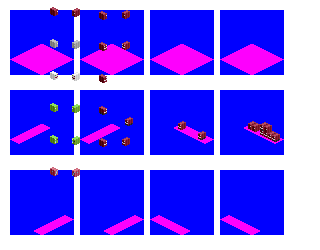
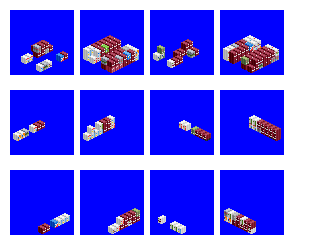
Revision of a layered 320x250 image; what changed, layer by layer:
added layer "overlay private" above "reefers copy" over 21, 42, 279, 228
added layer "redconts copy" above "reefers" over 31, 35, 281, 234
added layer "reefers" above "Pasted Layer" over 13, 35, 281, 234
renamed "Pasted Layer" to "redconts", hid it, painted on it over 10, 7, 281, 234
hid "guides", painted on it over 10, 44, 284, 235
